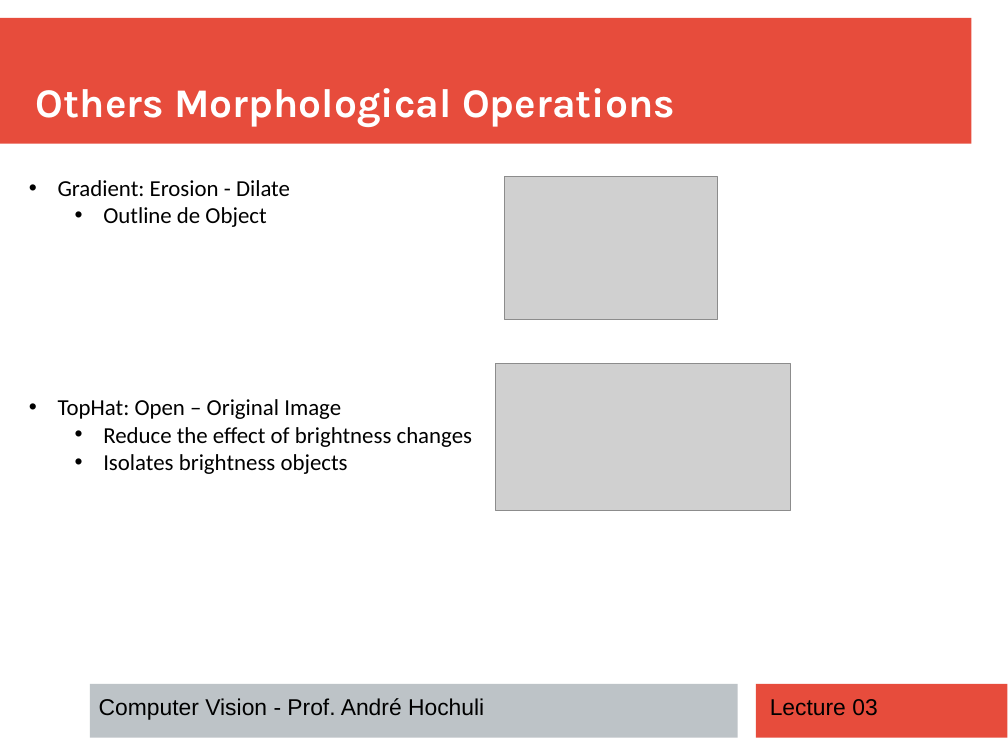
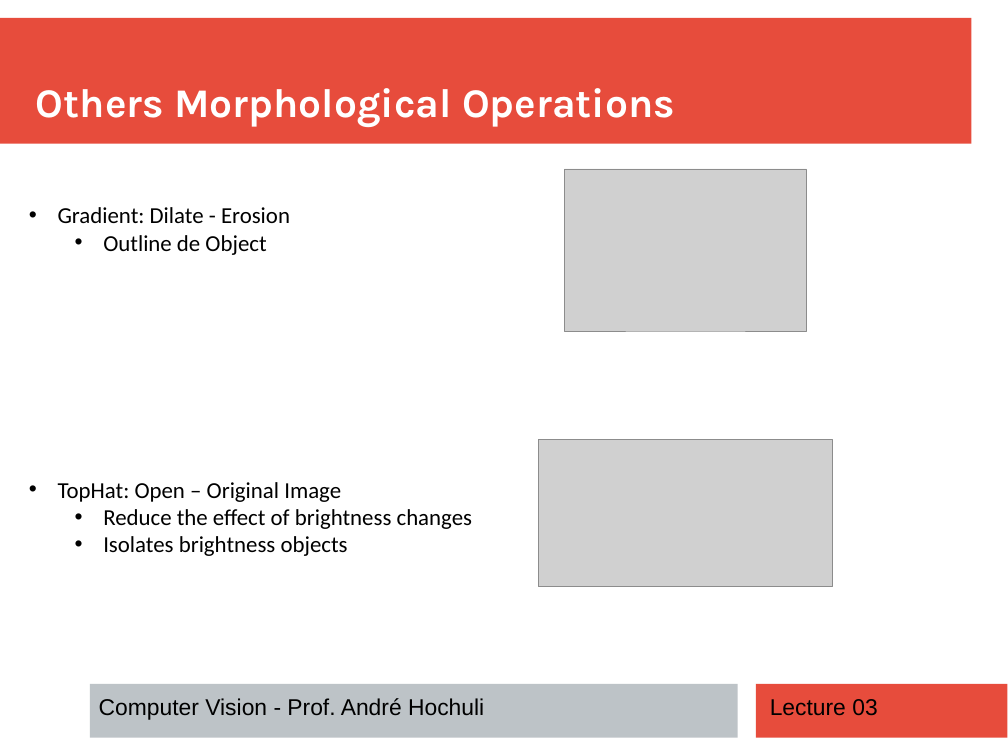
Before and after one commit to andrehochuli/teaching, a slide deck: slide 8 of ComputerVision/Lecture 03 - Morphology/Lecture 03 - Morphology.pptx. Drawn at 1008x756 pixels with LibreOffice and Linux fonts; fonts in the diff are those of the drawing; grey boxes stand for pictures. Boxes give left, top, right and bottom in pixels: in the first picture for what was removed or moved away, otherwise in the second. Text is boxed around its words. In the diff, an @@ line names an element or a change of style, - is before the commit and + after.

```diff
--- a/ComputerVision/Lecture 03 - Morphology/Lecture 03 - Morphology.pptx
+++ b/ComputerVision/Lecture 03 - Morphology/Lecture 03 - Morphology.pptx
@@ picture: place and size @@
-picture at box(504, 177, 717, 319)
+picture at box(564, 169, 807, 331)
@@ text at box(58, 207, 290, 223): text changed @@
-• Gradient: Erosion - Dilate
+• Gradient: Dilate - Erosion
@@ picture: place and size @@
-picture at box(496, 363, 790, 510)
+picture at box(538, 440, 832, 587)
```
Also in this commit, not shown: 6 other slides changed, 1 other file.
